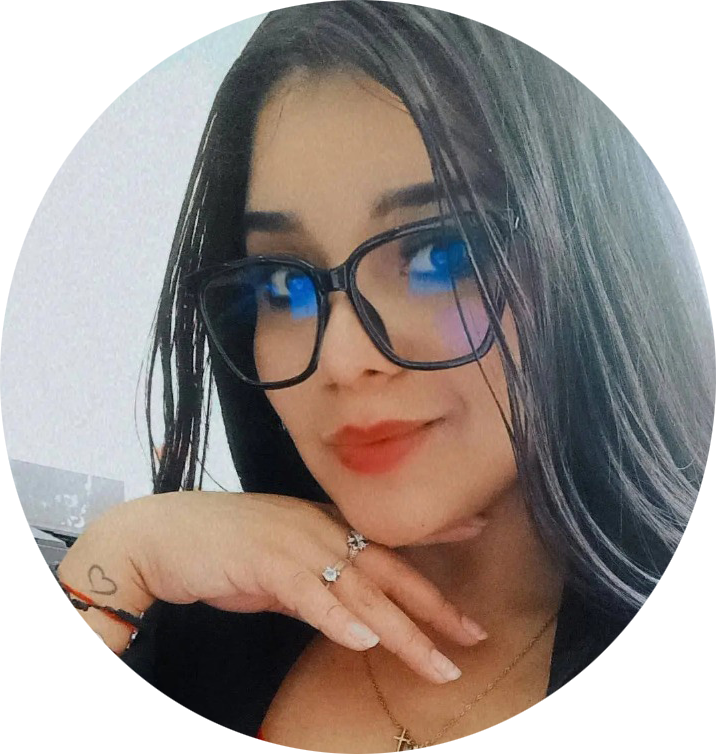
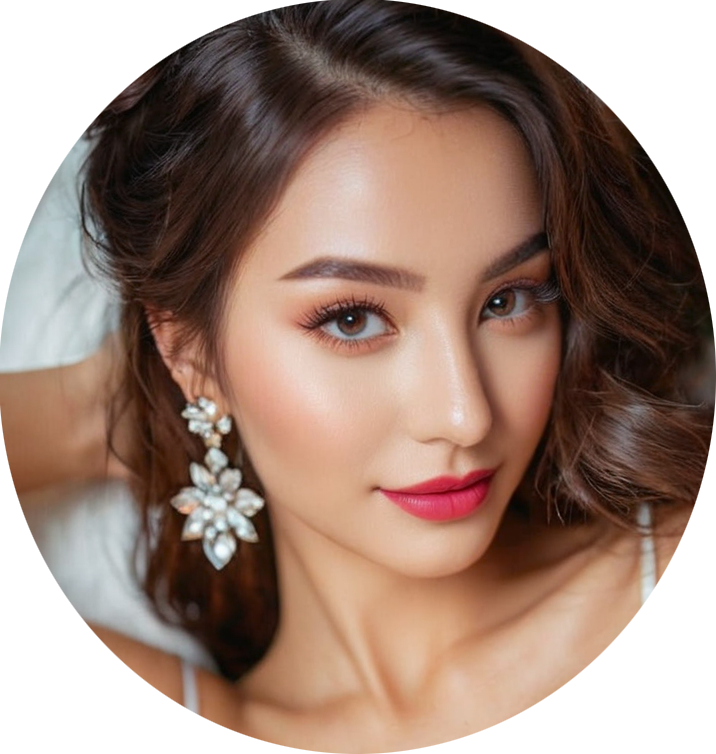
Layer changes from the first 716 × 754 image to the second:
hid "Capa 0" over [0, 0, 716, 754]
added layer "Capa 1" above "image (35)" over [0, 0, 716, 754]
